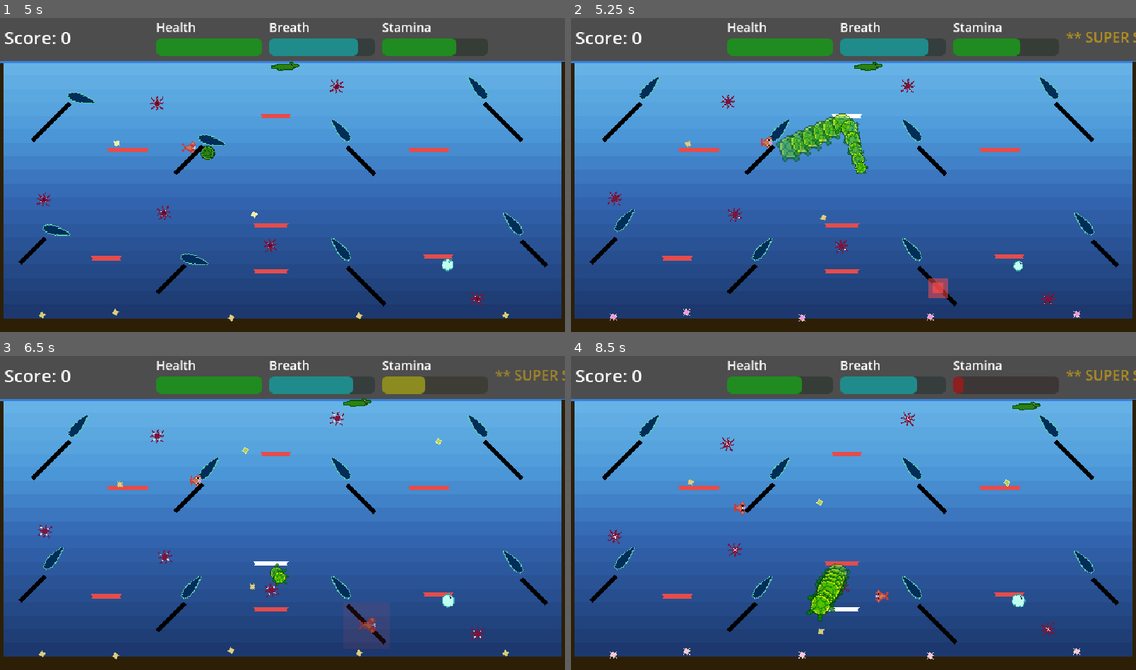
Above: before the commit, frames 1-4 (two rows, left to right).
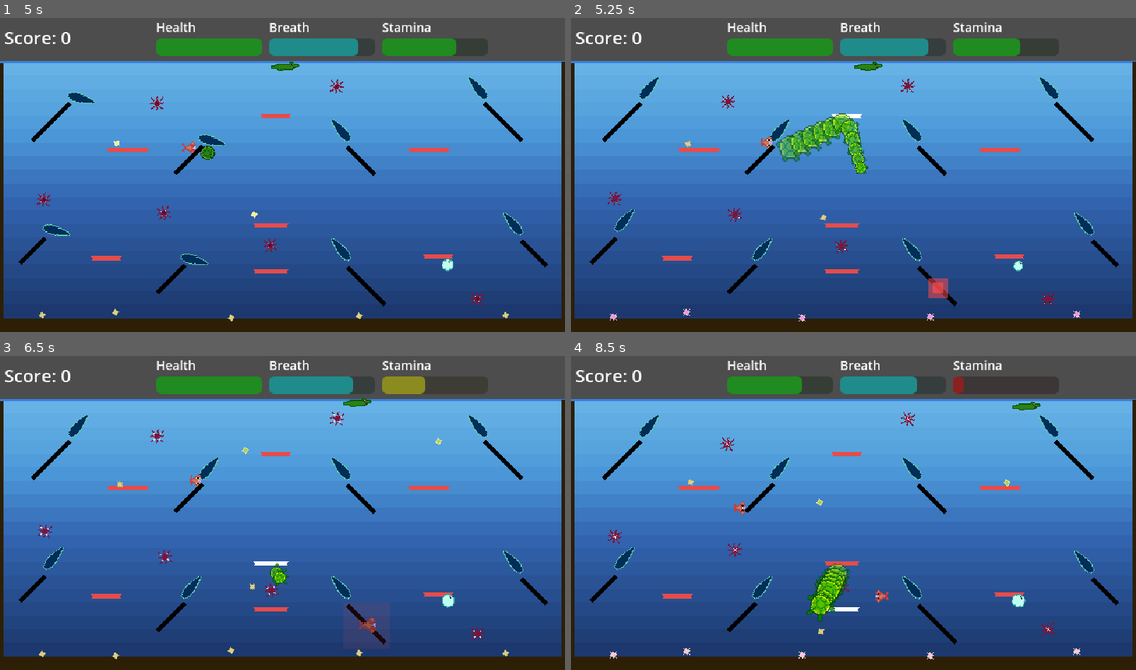
Above: after the commit, the same moments.

Repository: derftymutt/turtle-game
Game: Godot game, scene res://scenes/main.tscn
Same seed, same stepped clock (60 frames per second), same inputs: the game is played once before the commit and once after it.
Inputs:
- Up to frame 1 (5 s): tap Enter (ui_accept) at 0.5, 0.77, 1.52, 3.02, 3.77, 4.52 s; hold D (move_right) 0.53-1.28 s; hold S (move_down) 1.28-2.03 s; hold D (move_right) 2.03-2.78 s; hold W (move_up) 2.78-3.53 s; hold Z (flipper_left) from 3.53 s (still down)
- Up to frame 2 (5.25 s): release Z (flipper_left) at 5.03 s; hold S (move_down) from 5.03 s (still down)
- Up to frame 3 (6.5 s): release S (move_down) at 5.78 s; hold D (move_right) from 5.78 s (still down); tap Enter (ui_accept) at 6.02 s
- Up to frame 4 (8.5 s): release D (move_right) at 6.53 s; hold W (move_up) 6.53-7.28 s; tap Enter (ui_accept) at 6.77, 7.52 s; hold D (move_right) 7.28-8.03 s; hold S (move_down) from 8.03 s (still down)

Frame 1 is identical in both runs. In frame 2, 0.2% of the frame differs, in the area x 87-100%, y 4-8%; in frame 3, 0.2%; in frame 4, 0.2%.

Commit message:
remove super speed indicator from hud

Diff:
--- a/scenes/hud.tscn
+++ b/scenes/hud.tscn
@@ -74,8 +74,3 @@
 layout_mode = 2
 value = 100.0
 show_percentage = false
-
-[node name="SuperSpeedIndicator" type="Label" parent="MarginContainer/HBoxContainer"]
-modulate = Color(1, 0.75686276, 0, 1)
-layout_mode = 2
-text = "** SUPER SPEED **"
--- a/scripts/hud.gd
+++ b/scripts/hud.gd
@@ -11,7 +11,6 @@
 var breath_bar: ProgressBar
 var exhaustion_container: Control
 var exhaustion_bar: ProgressBar
-var super_speed_indicator: Label  # New!
 
 # Game state
 var current_score: int = 0
@@ -58,7 +57,6 @@
 	breath_bar = find_child("BreathBar")
 	exhaustion_container = find_child("ExhaustionContainer")
 	exhaustion_bar = find_child("ExhaustionBar")
-	super_speed_indicator = find_child("SuperSpeedIndicator")
 
 	# Debug: verify we found everything
 	if not score_label:
@@ -75,7 +73,6 @@
 	update_health(max_health, max_health)
 	update_breath(max_breath, max_breath)
 	update_exhaustion(max_exhaustion, max_exhaustion)
-	set_super_speed_active(false)
 
 	# Hide experimental meters if disabled
 	if breath_container:
@@ -224,13 +221,3 @@
 	if not exhaustion_enabled:
 		return true
 	return current_exhaustion >= exhaustion_threshold
-
-## Update super speed indicator
-func set_super_speed_active(active: bool):
-	if super_speed_indicator:
-		super_speed_indicator.visible = active
-		if active:
-			# Flash effect
-			var tween = create_tween().set_loops()
-			tween.tween_property(super_speed_indicator, "modulate:a", 0.3, 0.3)
-			tween.tween_property(super_speed_indicator, "modulate:a", 1.0, 0.3)
--- a/scripts/turtle_player.gd
+++ b/scripts/turtle_player.gd
@@ -116,19 +116,12 @@
 
 		# State change - just entered super speed
 		if not was_super_speed:
-			if hud:
-				hud.set_super_speed_active(true)
 			_create_super_speed_burst()  # Big visual pop!
 	elif is_super_speed_cooldown:
 		# During cooldown - keep visuals but with pulsing effect to show it's ending
 		_apply_cooldown_visuals(delta)
 	else:
 		_remove_super_speed_visuals()
-
-		# State change - just exited super speed (not in cooldown)
-		if was_super_speed or was_in_cooldown:
-			if hud:
-				hud.set_super_speed_active(false)
 
 	# Transition from active super speed to cooldown
 	if was_super_speed and not is_super_speed and not is_super_speed_cooldown:
